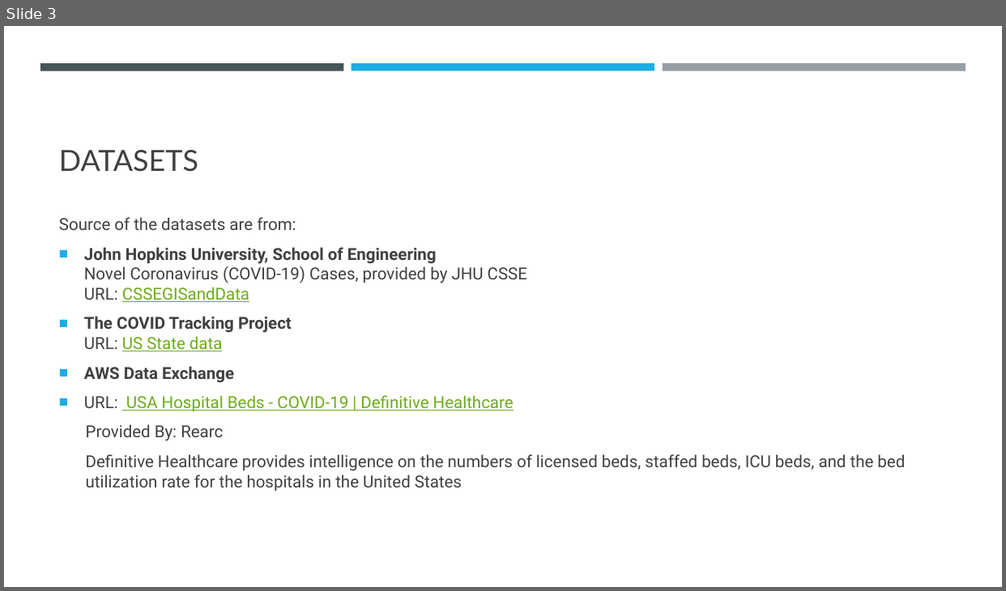
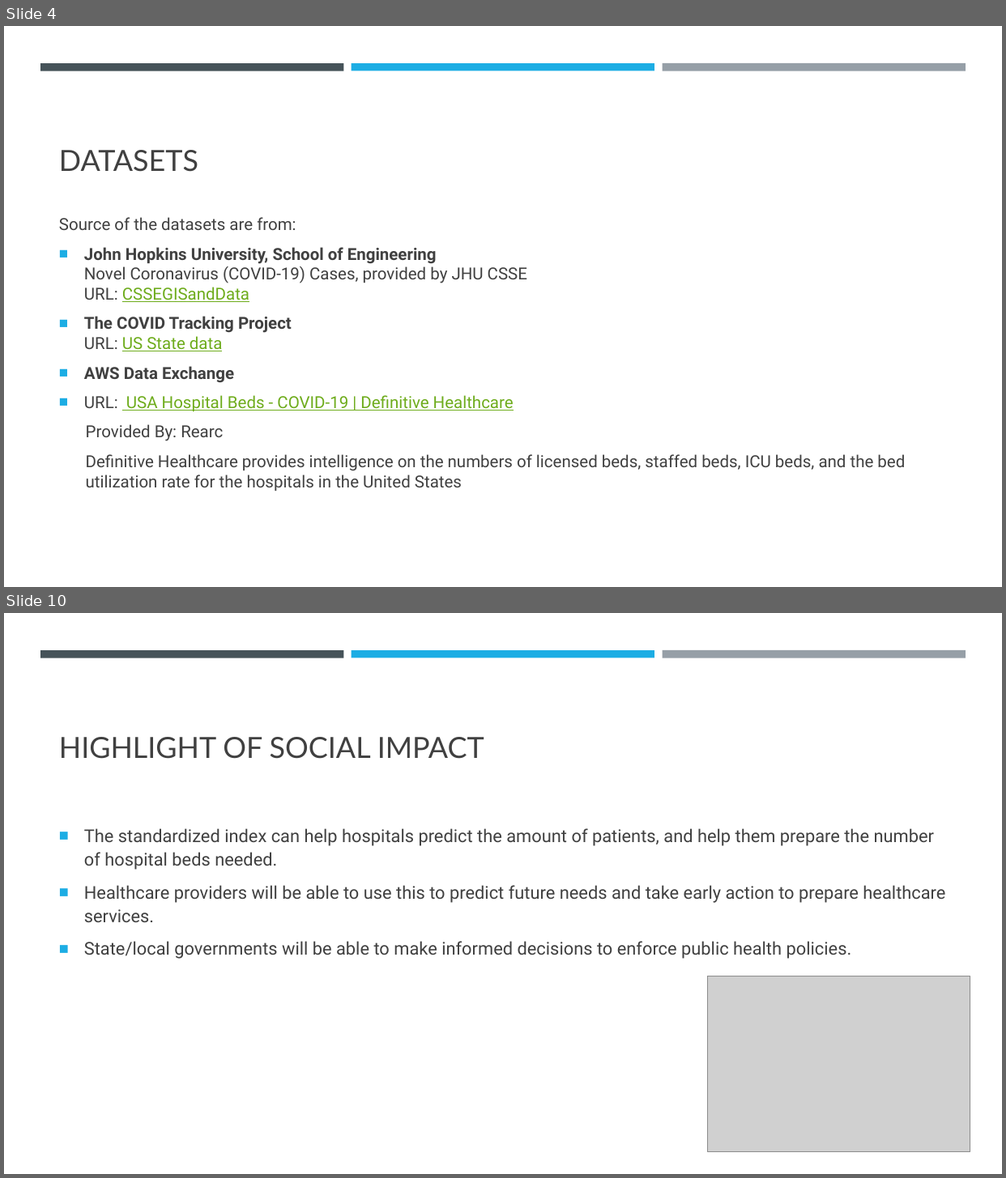
Before and after one commit to elizabethqiu/2020-wwcode-dshackathon-covid19ml, a slide deck: Team 9 - Karen Sparck-Jones/Team 9 - Karen Sparck-Jones.pptx. Shown one above the other, each under a label of ours: slide 3 before the commit, slides 4 and 10 after it; the slides between them are not shown. The pictures are 1006x591 and 1006x1178 pixels, drawn with LibreOffice and Linux fonts; fonts in the diff are those of the drawing; grey boxes stand for pictures. Boxes give left, top, right and bottom in pixels: in the first picture for what was removed or moved away, otherwise in the second. Text is boxed around its words. In the diff, an @@ line names an element or a change of style, - is before the commit and + after.

```diff
--- a/Team 9 - Karen Sparck-Jones/Team 9 - Karen Sparck-Jones.pptx
+++ b/Team 9 - Karen Sparck-Jones/Team 9 - Karen Sparck-Jones.pptx
@@ slide 10 added at bbox=[4, 613, 1002, 1174], background #FFFFFF; not listed: 3 template elements that a slide beside it also shows @@
@@ title added at bbox=[59, 737, 484, 759], 28 pt, text #404040 @@
+HIGHLIGHT OF SOCIAL IMPACT
@@ text added at bbox=[84, 828, 945, 959], 17 pt, text #404040 @@
+■ The standardized index can help hospitals predict the amount of patients, and help them prepare the number of hospital beds needed.
+■ Healthcare providers will be able to use this to predict future needs and take early action to prepare healthcare services.
+■ State/local governments will be able to make informed decisions to enforce public health policies.
@@ picture added at bbox=[708, 976, 970, 1152] @@
@@ what was slide 3 is now slide 4 @@
```
Also in this commit, not shown: 4 slides changed, 4 other slides added, 2 slides removed.
